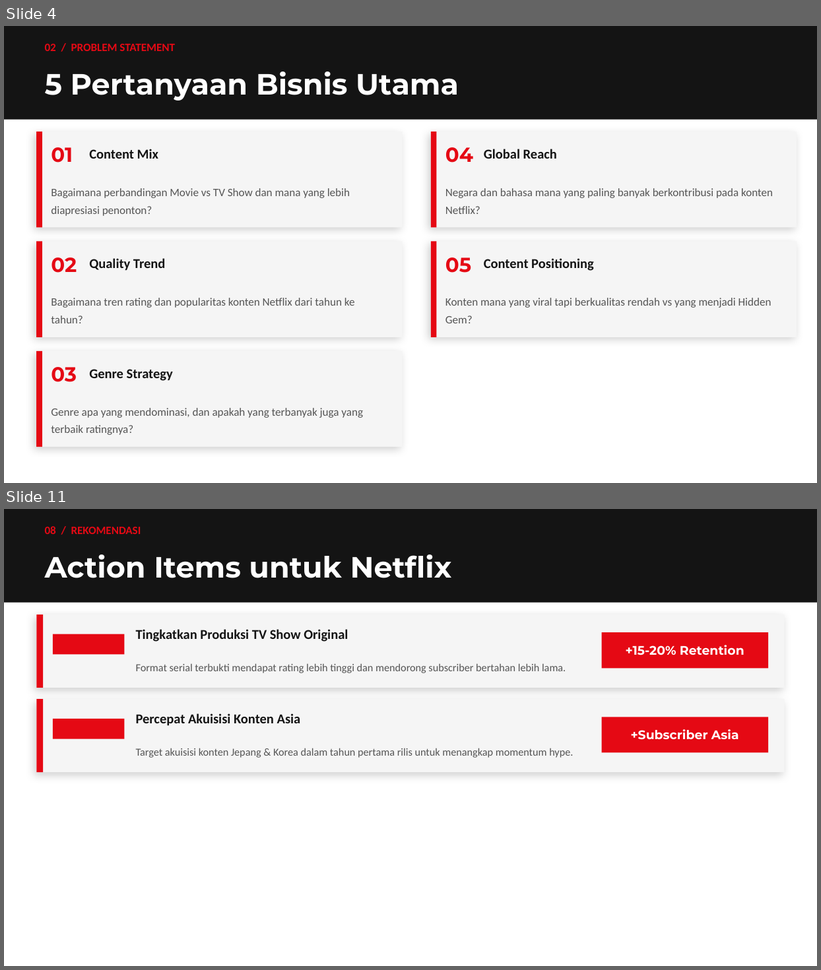
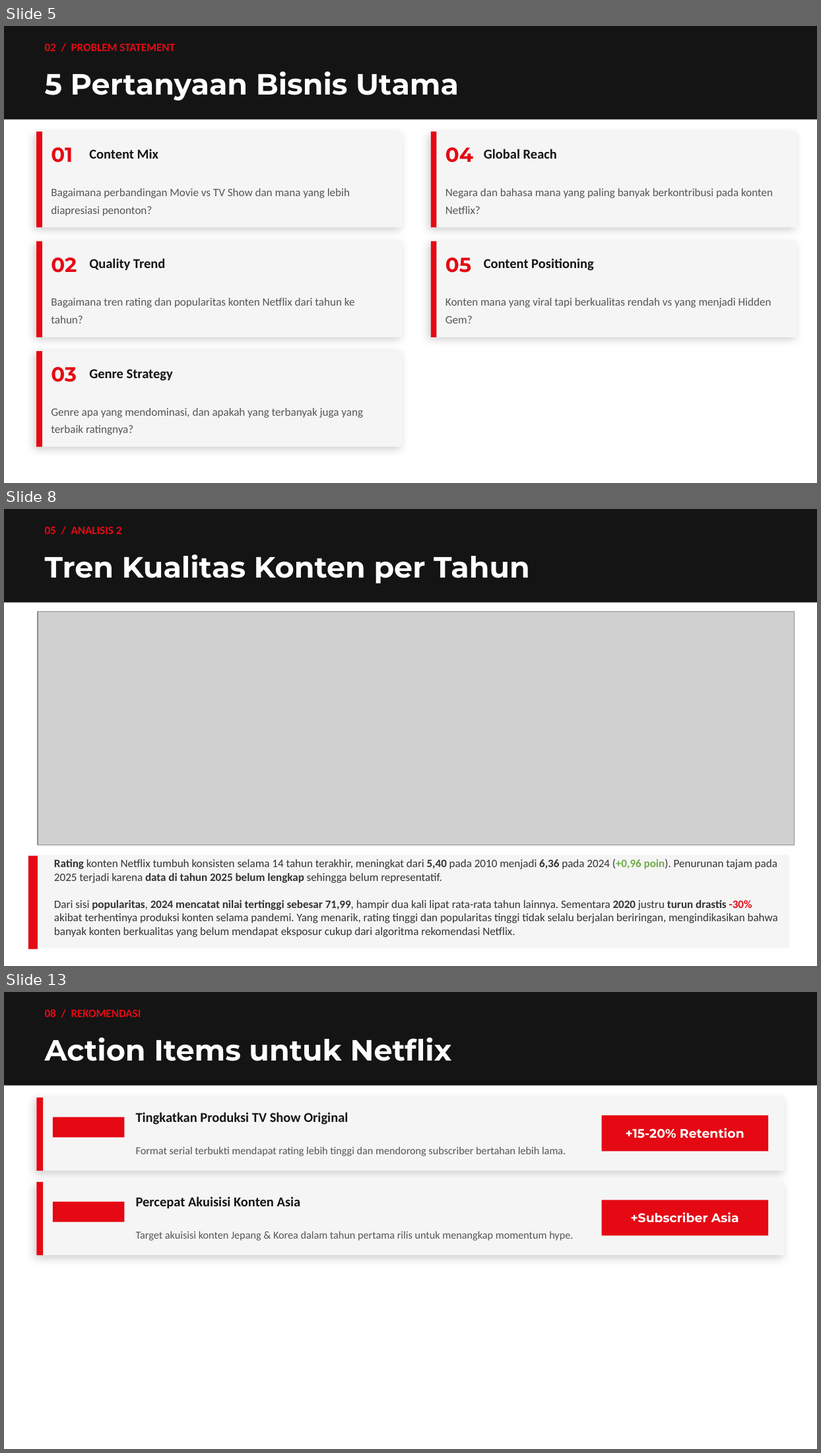
Before and after one commit to ahmadf9/netflix-content-strategy-analysis, a slide deck: Study Case - Ahmad Faizal- Netflix_Content_Strategy_Analysis.pptx. Shown one above the other, each under a label of ours: slides 4 and 11 before the commit, slides 5, 8 and 13 after it; the slides between them are not shown. The pictures are 821x970 and 821x1453 pixels, drawn with LibreOffice and Linux fonts; fonts in the diff are those of the drawing; grey boxes stand for pictures. Boxes give left, top, right and bottom in pixels: in the first picture for what was removed or moved away, otherwise in the second. Text is boxed around its words. In the diff, an @@ line names an element or a change of style, - is before the commit and + after.

```diff
--- a/Study Case - Ahmad Faizal- Netflix_Content_Strategy_Analysis.pptx
+++ b/Study Case - Ahmad Faizal- Netflix_Content_Strategy_Analysis.pptx
@@ slide 8 added at (4,509,817,966), background #FFFFFF @@
@@ rectangle added at (4,509,817,603), fill #141414 @@
@@ text added at (45,527,122,534), 10 pt, text #E50914, bold @@
+05 / ANALISIS 2
@@ text added at (45,555,530,584), 26 pt, text #FFFFFF, bold @@
+Tren Kualitas Konten per Tahun
@@ picture added at (38,611,795,846) @@
@@ rectangle added at (28,855,789,949), fill #F5F5F5 @@
@@ rectangle added at (28,856,38,950), fill #E50914 @@
@@ text added at (54,859,778,937), 10 pt, text #333333 @@
+Rating konten Netflix tumbuh konsisten selama 14 tahun terakhir, meningkat dari 5,40 pada 2010 menjadi 6,36 pada 2024 (+0,96 poin). Penurunan tajam pada 2025 terjadi karena data di tahun 2025 belum lengkap sehingga belum representatif.
+Dari sisi popularitas, 2024 mencatat nilai tertinggi sebesar 71,99, hampir dua kali lipat rata-rata tahun lainnya. Sementara 2020 justru turun drastis -30% akibat terhentinya produksi konten selama pandemi. Yang menarik, rating tinggi dan popularitas tinggi tidak selalu berjalan beriringan, mengindikasikan bahwa banyak konten berkualitas yang belum mendapat eksposur cukup dari algoritma rekomendasi Netflix.
@@ what was slide 4 is now slide 5 @@
@@ what was slide 11 is now slide 13 @@
```
Also in this commit, not shown: 4 slides changed, 4 other slides added, 3 slides removed, 5 other files.
